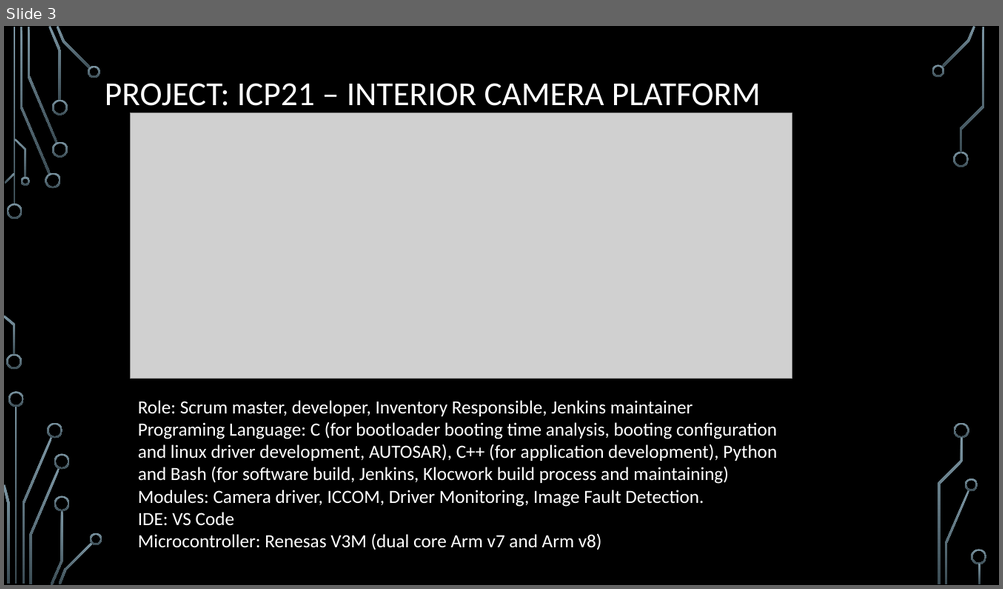
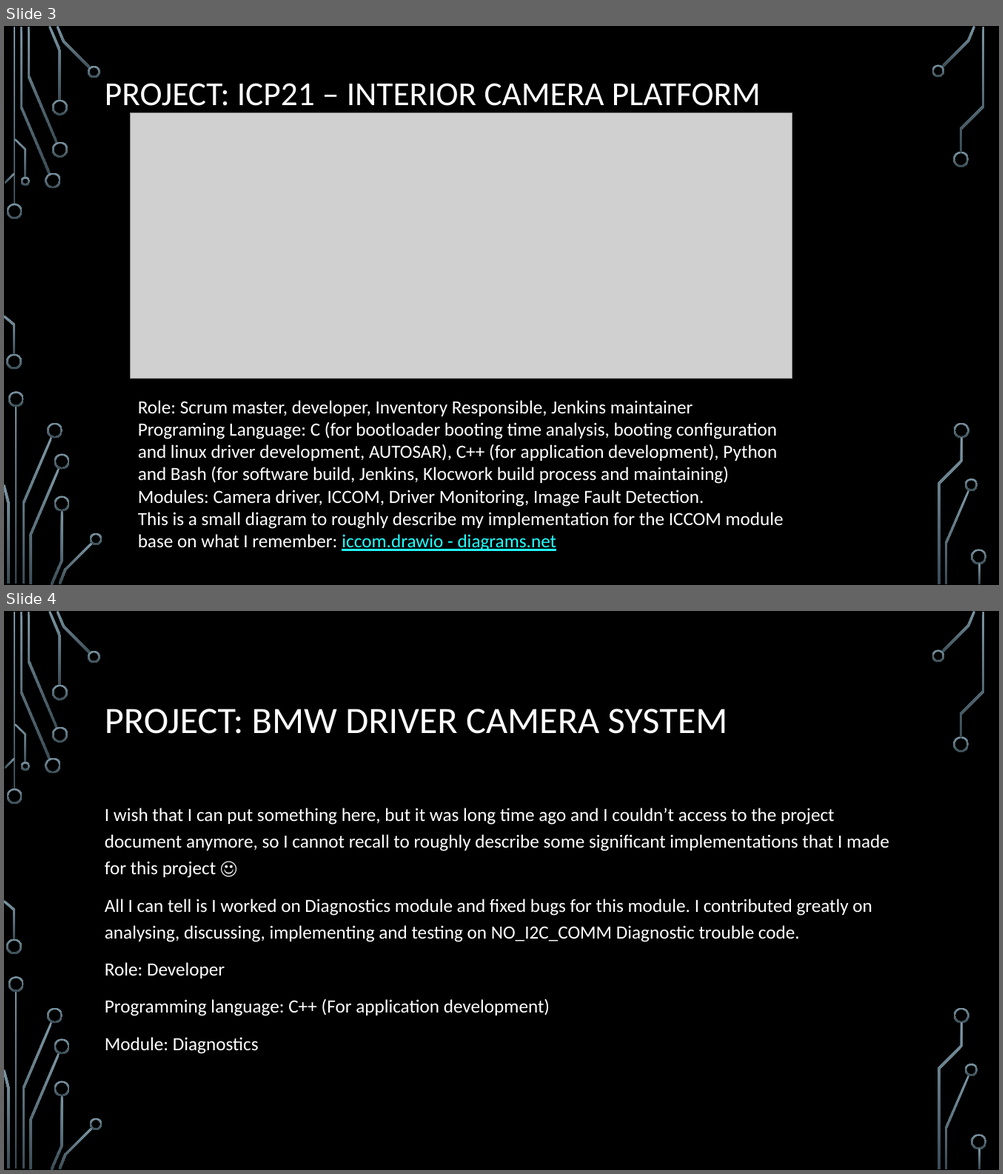
Before and after one commit to truonggiangtran/JobSearch, a slide deck: Presentation/Presentation.pptx. Shown one above the other, each under a label of ours: slide 3 before the commit, slides 3 and 4 after it. The pictures are 1003x589 and 1003x1174 pixels, drawn with LibreOffice and Linux fonts; fonts in the diff are those of the drawing; grey boxes stand for pictures; background and template pictures are left out. Boxes give left, top, right and bottom in pixels: in the first picture for what was removed or moved away, otherwise in the second. Text is boxed around its words. In the diff, an @@ line names an element or a change of style, - is before the commit and + after.

```diff
--- a/Presentation/Presentation.pptx
+++ b/Presentation/Presentation.pptx
@@ slide 4 added at (x1=4, y1=611, x2=999, y2=1170), background picture (left out); not listed: 36 template elements that a slide beside it also shows @@
@@ title added at (x1=105, y1=709, x2=728, y2=734), 36 pt, text #FFFFFF @@
+PROJECT: BMW DRIVER CAMERA SYSTEM
@@ text added at (x1=105, y1=808, x2=889, y2=1054), 18 pt, text #FFFFFF @@
+I wish that I can put something here, but it was long time ago and I couldn’t access to the project document anymore, so I cannot recall to roughly describe some significant implementations that I made for this project ☺
+All I can tell is I worked on Diagnostics module and fixed bugs for this module. I contributed greatly on analysing, discussing, implementing and testing on NO_I2C_COMM Diagnostic trouble code.
+Role: Developer
+Programming language: C++ (For application development)
+Module: Diagnostics
@@ slide 3 changed as well @@
@@ text at (x1=138, y1=512, x2=783, y2=551): text changed @@
-IDE: VS Code
-Microcontroller: Renesas V3M (dual core Arm v7 and Arm v8)
+This is a small diagram to roughly describe my implementation for the ICCOM module base on what I remember: iccom.drawio - diagrams.net
```
Also in this commit, not shown: 4 other slides changed, 2 other slides added, 1 slide removed.
